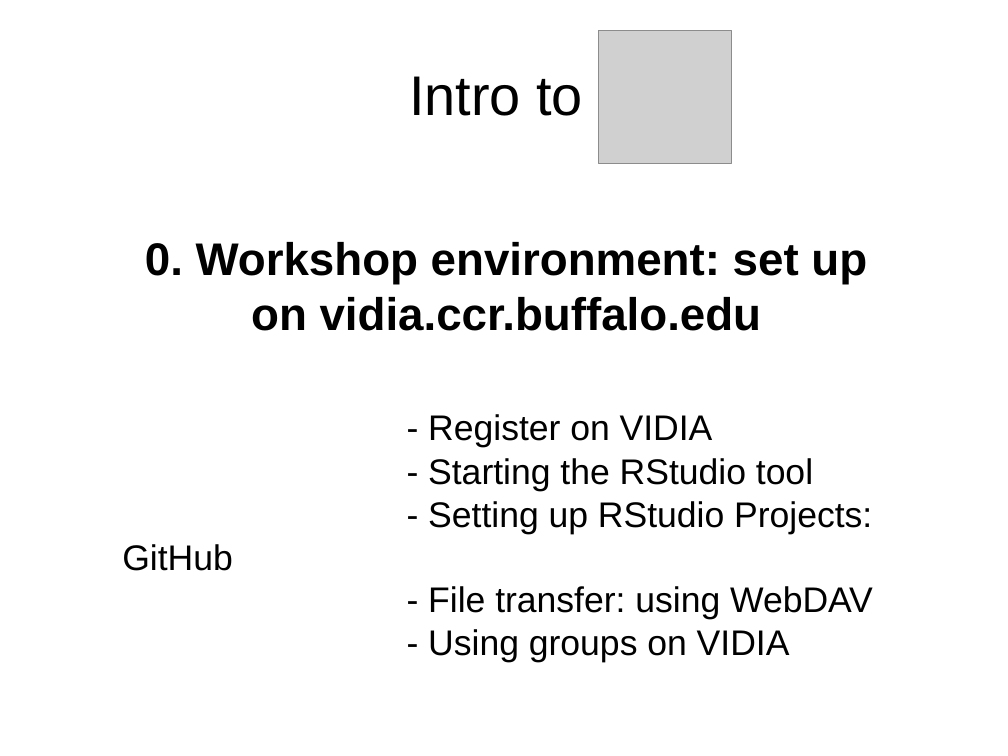
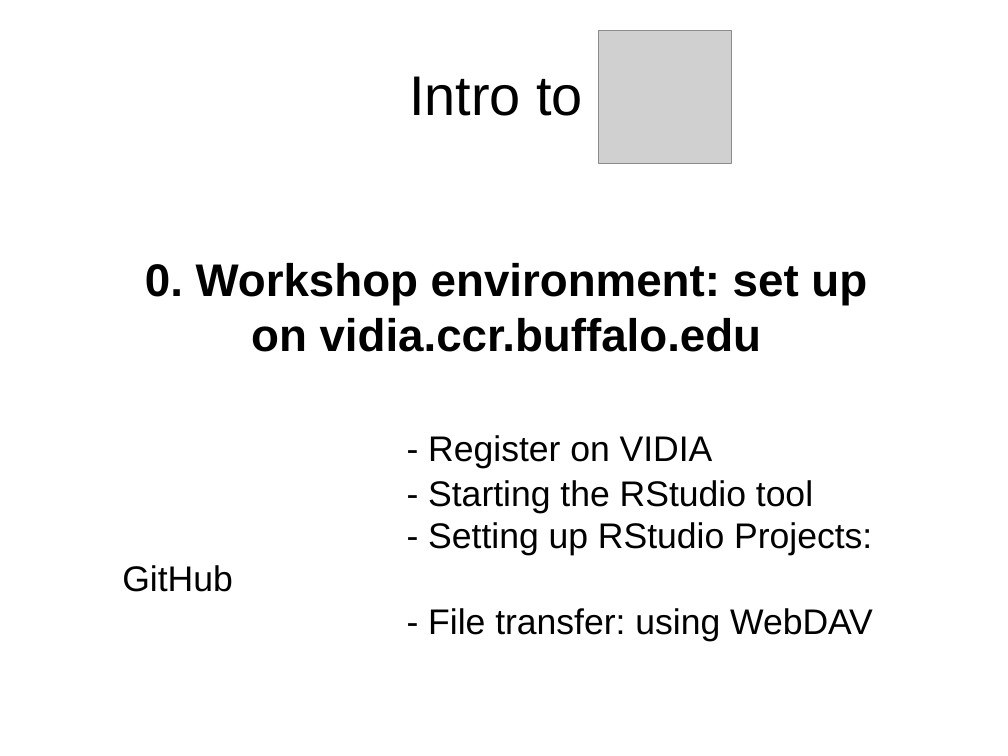
Before and after one commit to ubccr/hsws, a slide deck: slide 2 of slides/workshop-environment.odp. Drawn at 1008x756 pixels with LibreOffice and Linux fonts; fonts in the diff are those of the drawing; grey boxes stand for pictures. Boxes give left, top, right and bottom in pixels: in the first picture for what was removed or moved away, otherwise in the second. Text is boxed around its words. In the diff, an @@ line names an element or a change of style, - is before the commit and + after.

```diff
--- a/slides/workshop-environment.odp
+++ b/slides/workshop-environment.odp
@@ subtitle at [428,629,790,662]: paragraph removed @@
-- Using groups on VIDIA
```
Also in this commit, not shown: 1 other slide changed, 1 slide added, 7 other files.
